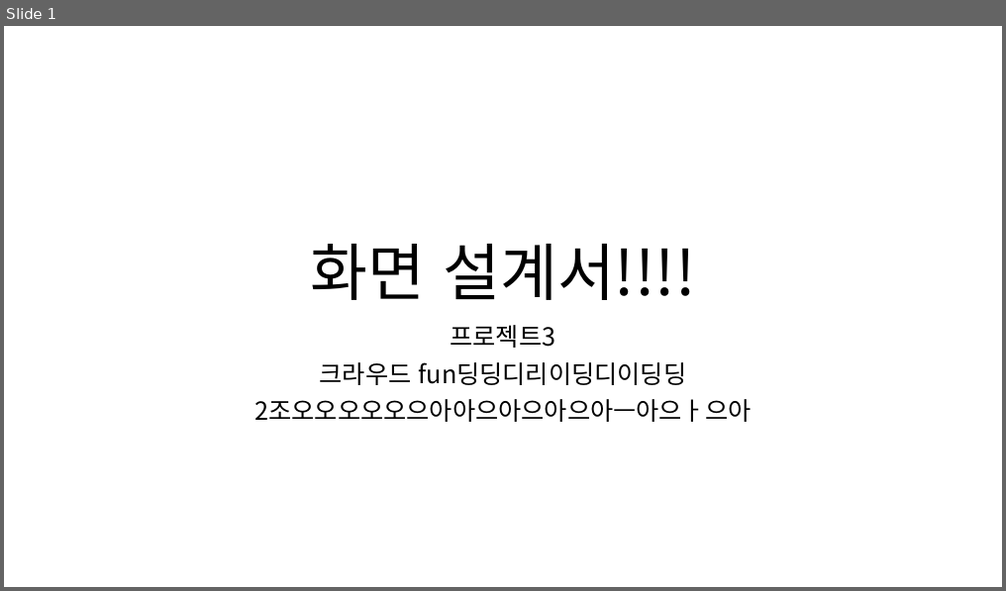
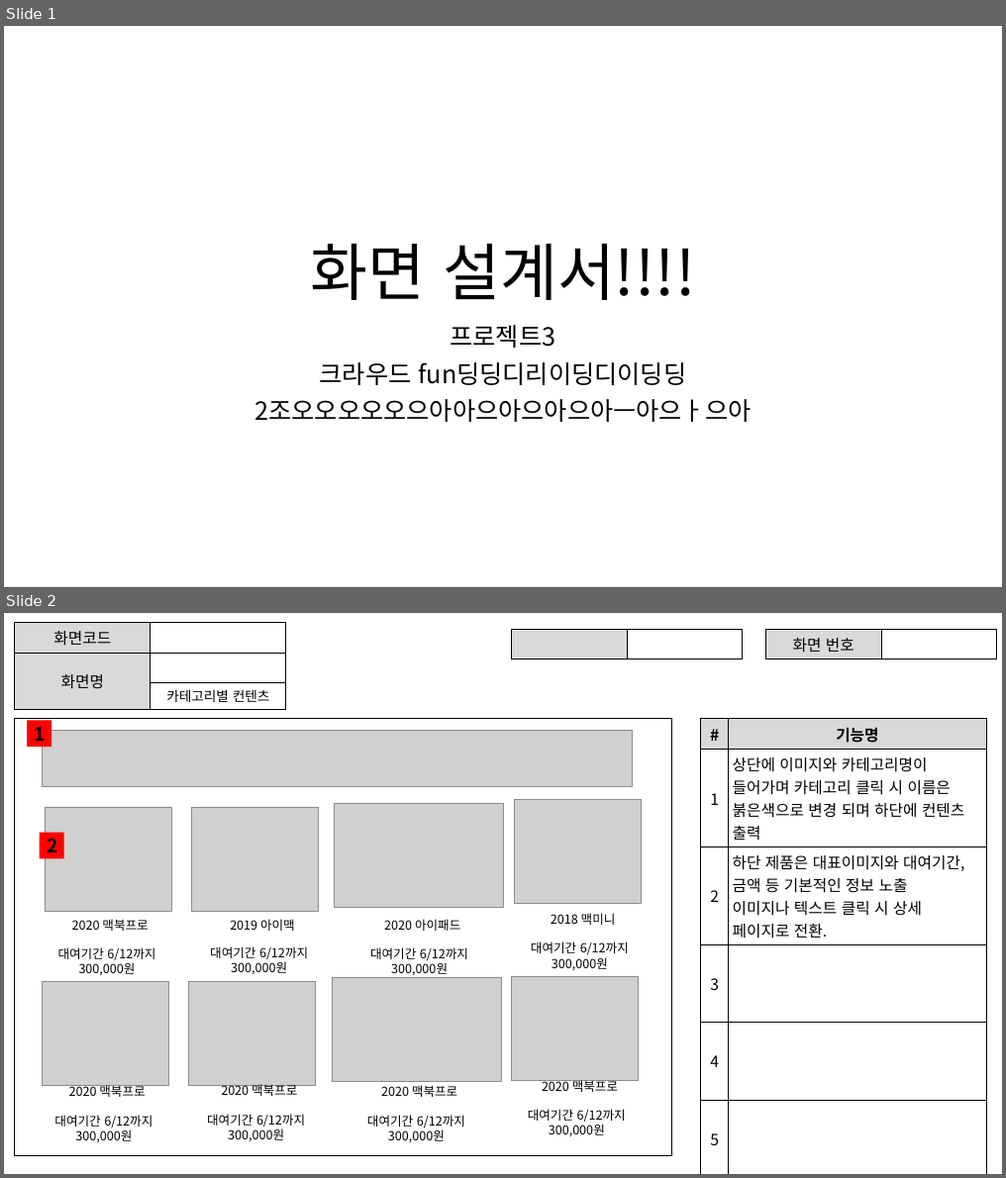
Before and after one commit to ezenteam2/RentalEquip, a slide deck: 0 발표용 파워포인트/0313 2차발표/0313 project04 - 파워포인트 - 용승.pptx. Shown one above the other, each under a label of ours: slide 1 before the commit, slides 1 and 2 after it. The pictures are 1006x591 and 1006x1178 pixels, drawn with LibreOffice and Linux fonts; fonts in the diff are those of the drawing; grey boxes stand for pictures. Boxes give left, top, right and bottom in pixels: in the first picture for what was removed or moved away, otherwise in the second. Text is boxed around its words. In the diff, an @@ line names an element or a change of style, - is before the commit and + after.

```diff
--- a/0 발표용 파워포인트/0313 2차발표/0313 project04 - 파워포인트 - 용승.pptx
+++ b/0 발표용 파워포인트/0313 2차발표/0313 project04 - 파워포인트 - 용승.pptx
@@ slide 2 added at <box>4,613,1002,1174</box>, background #FFFFFF @@
@@ table added at <box>15,623,285,706</box>, 3 rows, 2 columns @@
+화면코드 | 
+화면명 | 
+ | 카테고리별 컨텐츠
@@ table added at <box>512,630,743,656</box>, 1 rows, 2 columns @@
+ | 
@@ table added at <box>766,630,997,657</box>, 1 rows, 2 columns @@
+화면 번호 | 
@@ rectangle added at <box>15,719,672,1157</box>, fill #FFFFFF, outline #000000 1 pt @@
@@ rectangle added at <box>27,720,52,747</box>, fill #FF0000 @@
@@ text added at <box>35,727,46,741</box>, 18 pt, text #000000, bold @@
+1
@@ picture added at <box>43,730,633,786</box> @@
@@ table added at <box>701,719,986,1161</box>, 6 rows, 2 columns @@
+# | 기능명
+1 | 상단에 이미지와 카테고리명이 들어가며 카테고리 클릭 시 이름은 붉은색으로 변경 되며 하단에 컨텐츠 출력
+2 | 하단 제품은 대표이미지와 대여기간, 금액 등 기본적인 정보 노출 / 이미지나 텍스트 클릭 시 상세 페이지로 전환.
+3 | 
+4 | 
+5 | 
@@ rectangle added at <box>40,833,63,859</box>, fill #FF0000 @@
@@ text added at <box>47,838,57,853</box>, 18 pt, text #000000, bold @@
+2
@@ group added at <box>43,800,642,1143</box>: 16 texts, 8 pictures @@
+2020 맥북프로
+대여기간 6/12까지
+300,000원
+2019 아이맥
+대여기간 6/12까지
+300,000원
+2020 아이패드
+대여기간 6/12까지
+300,000원
+2018 맥미니
+대여기간 6/12까지
+300,000원
+2020 맥북프로
+대여기간 6/12까지
+300,000원
+2020 맥북프로
+대여기간 6/12까지
+300,000원
+2020 맥북프로
+대여기간 6/12까지
+300,000원
+2020 맥북프로
+대여기간 6/12까지
+300,000원
```
Also in this commit, not shown: 6 other slides added, 4 other files.
